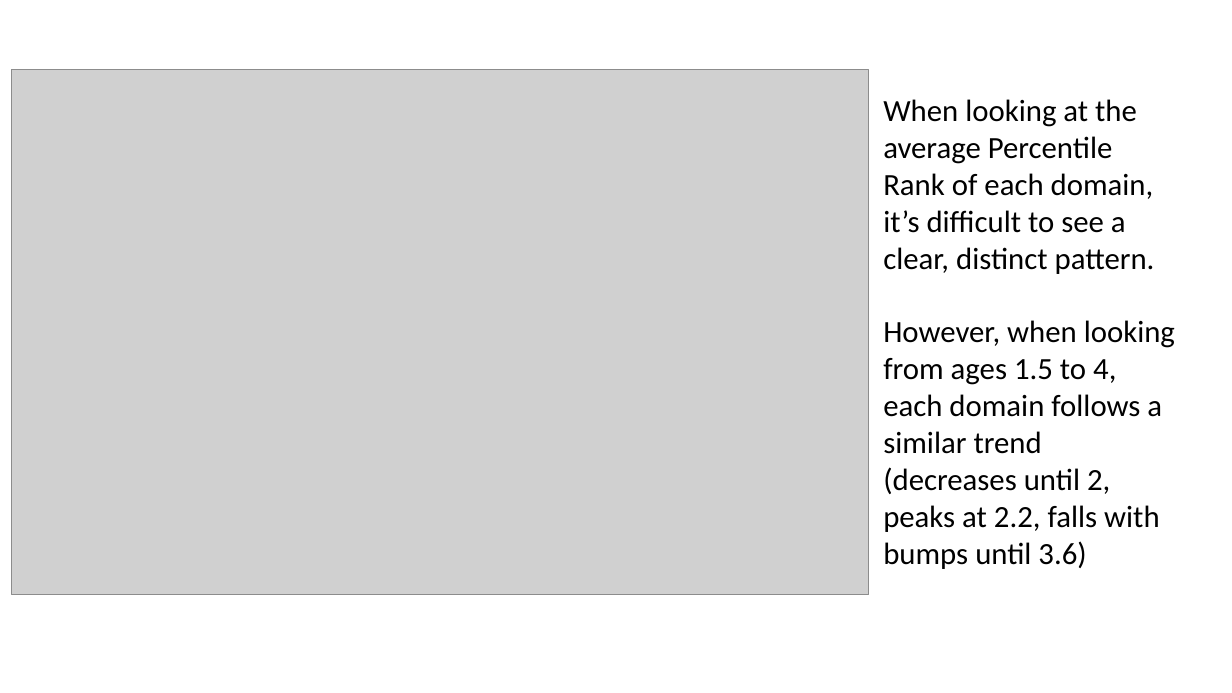
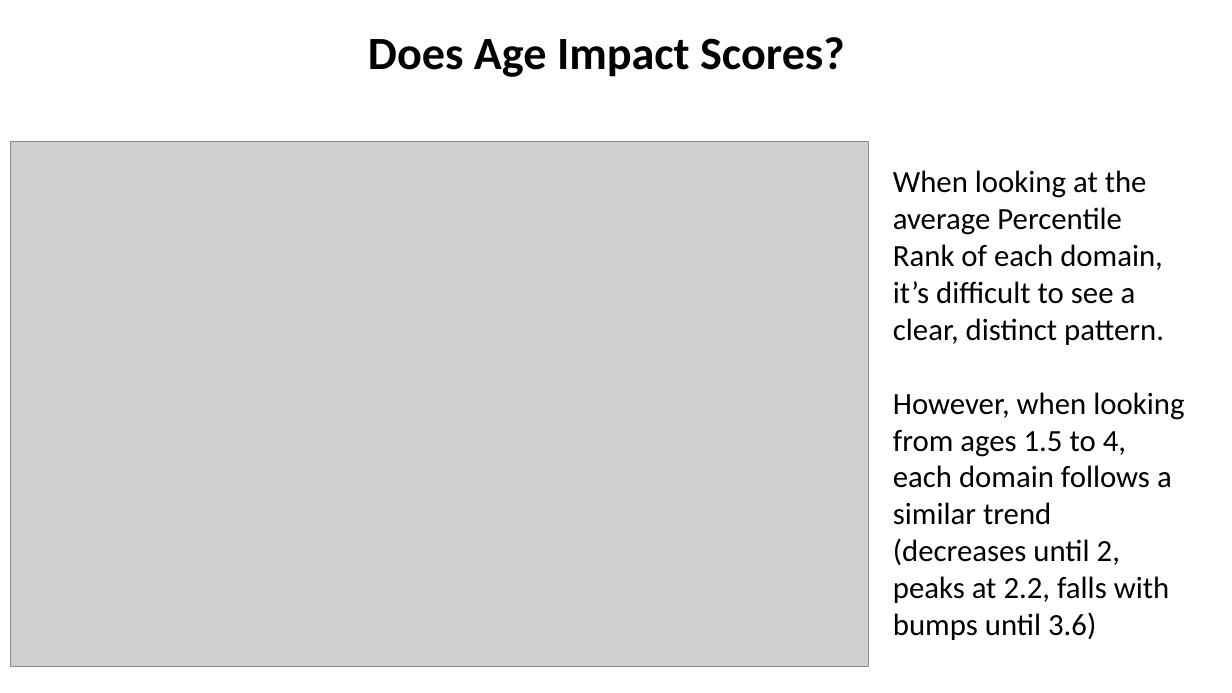
Before and after one commit to NSS-Full-Time-Data-Analytics-11/teis-project-jazzy, a slide deck: slide 1 of presentation/age_impact_scores.pptx. Drawn at 1232x693 pixels with LibreOffice and Linux fonts; fonts in the diff are those of the drawing; grey boxes stand for pictures. Boxes give left, top, right and bottom in pixels: in the first picture for what was removed or moved away, otherwise in the second. Text is boxed around its words. In the diff, an @@ line names an element or a change of style, - is before the commit and + after.

```diff
--- a/presentation/age_impact_scores.pptx
+++ b/presentation/age_impact_scores.pptx
@@ text added at [368, 37, 845, 77], 36 pt, text #000000, bold @@
+Does Age Impact Scores?
@@ picture: place and size @@
-picture at [11, 69, 869, 594]
+picture at [11, 141, 869, 666]
@@ text "When looking at the average ...": place and size @@
-text "When looking at the average ..." at [883, 99, 1175, 569]
+text "When looking at the average ..." at [893, 170, 1184, 640]
```
Also in this commit, not shown: 1 other file.
